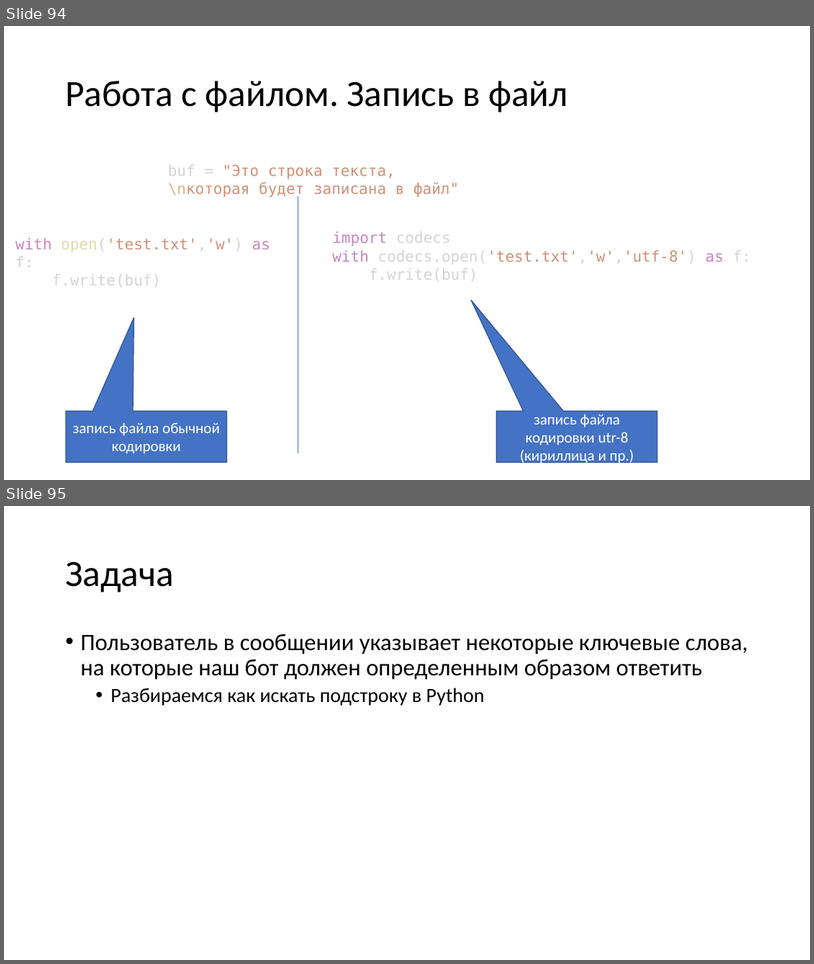
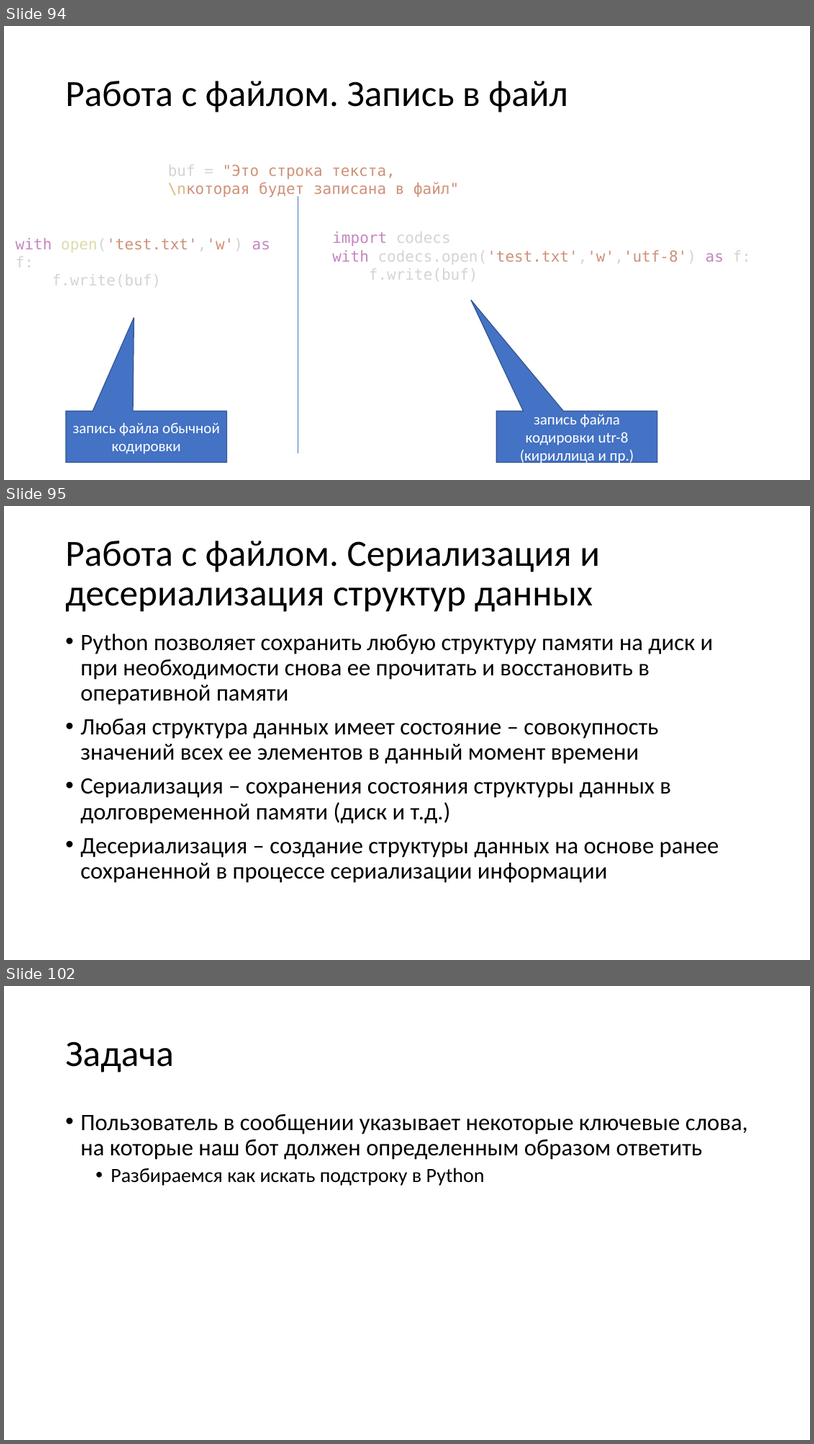
Before and after one commit to paveltsytovich/telegram-course, a slide deck: Presentation/Разработка ботов для телеграмм на Python.pptx. Shown one above the other, each under a label of ours: slides 94 and 95 before the commit, slides 94, 95 and 102 after it; the slides between them are not shown. The pictures are 814x964 and 814x1444 pixels, drawn with LibreOffice and Linux fonts; fonts in the diff are those of the drawing. Boxes give left, top, right and bottom in pixels: in the first picture for what was removed or moved away, otherwise in the second. Text is boxed around its words. In the diff, an @@ line names an element or a change of style, - is before the commit and + after.

Commit message:
сериализация и десериализация

```diff
--- a/Presentation/Разработка ботов для телеграмм на Python.pptx
+++ b/Presentation/Разработка ботов для телеграмм на Python.pptx
@@ slide 95 added at <box>4,506,810,960</box>, background #FFFFFF @@
@@ title added at <box>65,541,600,612</box>, 44 pt, text #000000 @@
+Работа с файлом. Сериализация и десериализация структур данных
@@ text added at <box>80,633,720,883</box>, 28 pt, text #000000 @@
+• Python позволяет сохранить любую структуру памяти на диск и при необходимости снова ее прочитать и восстановить в оперативной памяти
+• Любая структура данных имеет состояние – совокупность значений всех ее элементов в данный момент времени
+• Сериализация – сохранения состояния структуры данных в долговременной памяти (диск и т.д.)
+• Десериализация – создание структуры данных на основе ранее сохраненной в процессе сериализации информации
@@ what was slide 95 is now slide 102 @@
```
Also in this commit, not shown: 6 other slides added.
